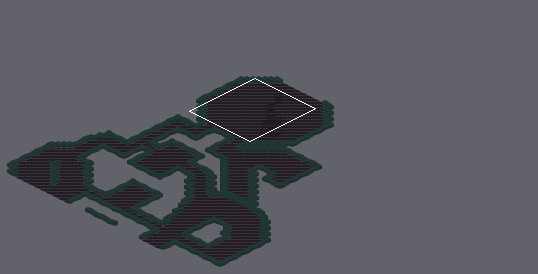
Tiled map, stored at Game/maps/Level2_Started.tmx. Above: a wide view before the commit, with the close-up outlined.
Close-up. Before the commit:
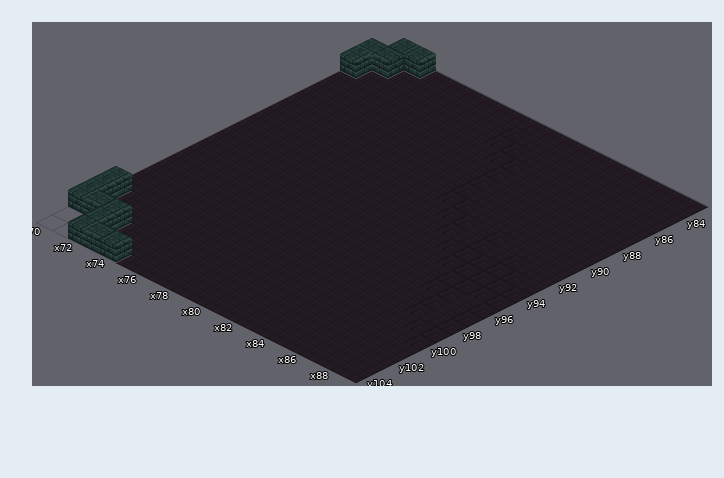
Cells are 64x32 px. Isometric: x runs down to the right, y down to the left. Shown: x 70..89, y 83..104. The commit also changed other parts of the map, which this record leaves out.
The result:
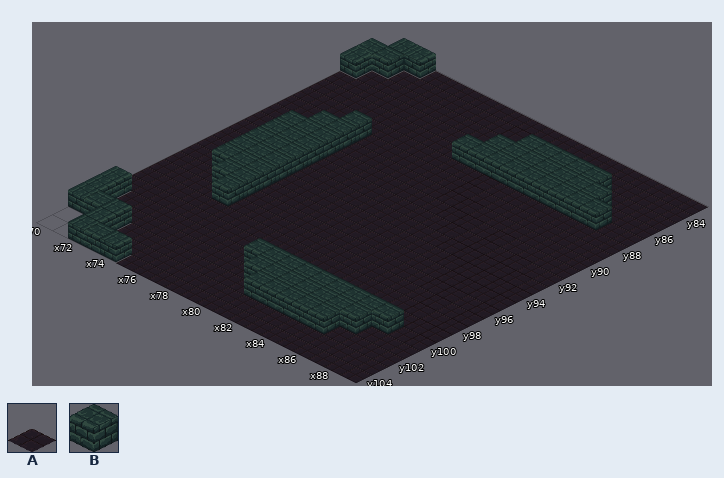
Key: from "tileset_level_1": A 0, B 33.
_ is an empty cell.
Changes in this commit:
Layer "Assets/walls/How te map looks":
y 85: x 81..85 _____ -> BBBBB
y 86: x 80..86 AA_____ -> BBBBBBB
y 87: x 79..87 __A______ -> BBBBBBBBB
y 89: x 74 _ -> B
y 90: x 73..74 __ -> BB
y 91..95: x 72..74 ___ -> BBB
y 96: x 73..74 __ -> BB
y 97: x 74 _ -> B
y 100: x 79..87 _________ -> BBBBBBBBB
y 101: x 80..86 _______ -> BBBBBBB
y 102: x 81..85 _____ -> BBBBB
Changed places in both close-ups, as pixel boxes (x1, y1, x2, y2):
added: (212, 110, 372, 206)
changed: (452, 134, 612, 230)
added: (244, 238, 404, 334)
